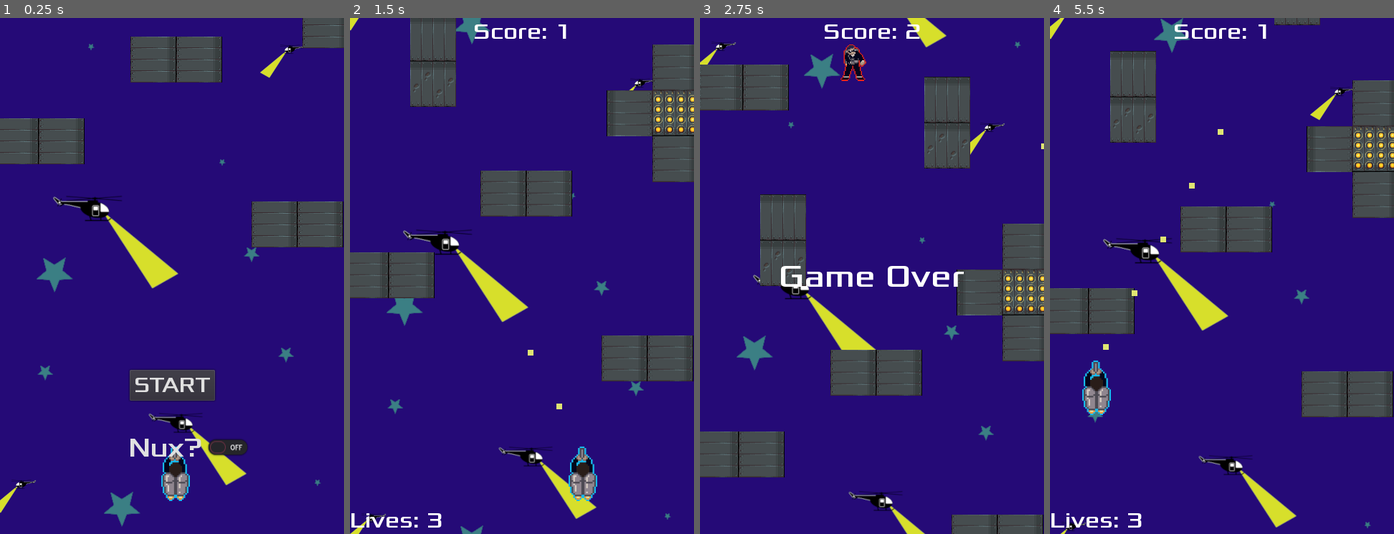
Above: before the commit, frames 1-4 (left to right).
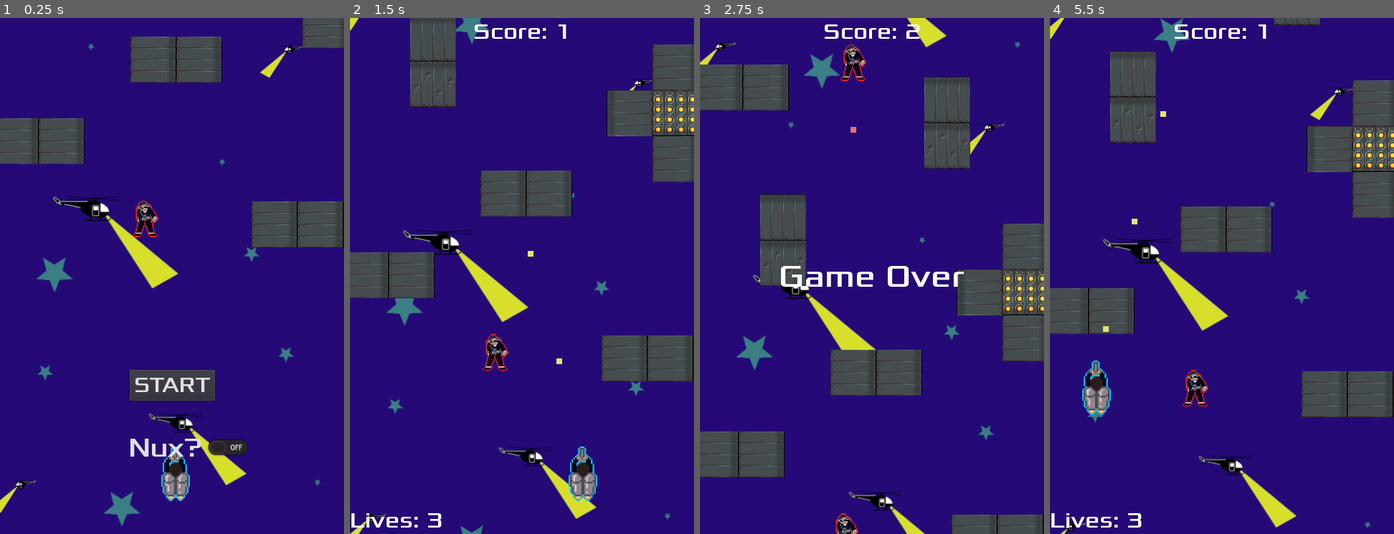
Above: after the commit, the same moments.

Repository: Harrison-Winters/Jet-Pack-Escape
Game: Godot game, scene res://Stage1.tscn
The game is run twice, just before and just after one commit, with the same random seed, the same clock (stepped at 60 frames per second) and the same inputs.
Inputs:
- Up to frame 1 (0.25 s): no input
- Up to frame 2 (1.5 s): click "START" at 0.5 s; hold Right (ui_right) from 1.28 s (still down); hold Z (shoot) from 1.28 s (still down)
- Up to frame 3 (2.75 s): release Right (ui_right) at 2.03 s; release Z (shoot) at 2.03 s; hold Down (ui_down) from 2.03 s (still down); tap Z (shoot) at 2.1 s
- Up to frame 4 (5.5 s): release Down (ui_down) at 2.78 s; hold Right (ui_right) 2.78-3.53 s; hold Z (shoot) 2.78-3.53 s; hold Up (ui_up) 3.53-4.25 s; tap Z (shoot) at 3.6 s; click "START" at 4.25 s; hold Left (ui_left) from 5.03 s (still down); hold Z (shoot) from 5.03 s (still down)

The runs differ from the first frame. In frame 1, 0.3% of the frame differs, in the area x 38-47%, y 35-43%; in frame 2, 0.4%; in frame 3, 0.2%; in frame 4, 0.5%, in the area x 15-51%, y 18-76%.

Commit message:
bullet fix

Diff:
--- a/Jetpack Escape/Part1.tscn
+++ b/Jetpack Escape/Part1.tscn
@@ -11,7 +11,6 @@
 [ext_resource path="res://Wall7.tscn" type="PackedScene" id=9]
 [ext_resource path="res://FallingWall.tscn" type="PackedScene" id=10]
 [ext_resource path="res://enemy.tscn" type="PackedScene" id=11]
-[ext_resource path="res://enemy_aimed.tscn" type="PackedScene" id=12]
 [ext_resource path="res://enemy_radial.tscn" type="PackedScene" id=13]
 
 [node name="Part1" type="Node2D"]
@@ -474,16 +473,6 @@
 [node name="enemy" parent="." groups=["enemies"] instance=ExtResource( 11 )]
 position = Vector2( 492, -1708 )
 
-[node name="enemy_aimed" parent="." groups=["enemies"] instance=ExtResource( 12 )]
-position = Vector2( 372, -7241 )
-collision_layer = 1
-collision_mask = 1
-
-[node name="enemy_aimed2" parent="." groups=["enemies"] instance=ExtResource( 12 )]
-position = Vector2( 701, -8019 )
-collision_layer = 1
-collision_mask = 1
-
 [node name="enemy_radial" parent="." groups=["enemies"] instance=ExtResource( 13 )]
 position = Vector2( 543, -10429 )
 collision_layer = 1
@@ -492,13 +481,13 @@
 [node name="enemy3" parent="." groups=["enemies"] instance=ExtResource( 11 )]
 position = Vector2( 514, -182 )
 
+[node name="enemy4" parent="." groups=["enemies"] instance=ExtResource( 11 )]
+position = Vector2( 487, -8927 )
+
 [node name="enemy_radial2" parent="." groups=["enemies"] instance=ExtResource( 13 )]
 position = Vector2( 581, -2692 )
 
-[node name="enemy_aimed3" parent="." groups=["enemies"] instance=ExtResource( 12 )]
-position = Vector2( 477, -6646 )
-
-[node name="enemy4" parent="." groups=["enemies"] instance=ExtResource( 11 )]
-position = Vector2( 487, -8927 )
+[node name="enemy_radial3" parent="." groups=["enemies"] instance=ExtResource( 13 )]
+position = Vector2( 503, 466 )
 
 [connection signal="win" from="WinArea" to="." method="_on_WinArea_win"]
--- a/Jetpack Escape/Stage1.tscn
+++ b/Jetpack Escape/Stage1.tscn
@@ -22,6 +22,8 @@
 
 [node name="PlayerCollisionObject" parent="." instance=ExtResource( 1 )]
 position = Vector2( 245, 636 )
+collision_layer = 3
+collision_mask = 3
 
 [node name="WallContainer" type="Node2D" parent="."]
 position = Vector2( -11, -3 )
@@ -77,9 +79,7 @@
 [node name="ScoreTimer" type="Timer" parent="."]
 autostart = true
 
-[connection signal="nux" from="HUD" to="PlayerCollisionObject" method="_on_HUD_nux"]
 [connection signal="restart_game" from="HUD" to="." method="_on_HUD_restart_game"]
 [connection signal="start_game" from="HUD" to="TextureRect" method="_on_HUD_start_game"]
-[connection signal="stop_score" from="HUD" to="." method="_on_HUD_stop_score"]
 [connection signal="win" from="Part1" to="HUD" method="_on_Part1_win"]
 [connection signal="timeout" from="ScoreTimer" to="." method="_on_ScoreTimer_timeout"]
--- a/Jetpack Escape/bullet.gd
+++ b/Jetpack Escape/bullet.gd
@@ -16,7 +16,7 @@
 # Called every frame. 'delta' is the elapsed time since the previous frame.
 func _physics_process(delta):
 	var velocity = Vector2.UP.rotated(angle) * speed
-	position += velocity * delta
+	position += velocity * delta * 2
 
 	if position.y < 0:
 		queue_free()
--- a/Jetpack Escape/bullet.tscn
+++ b/Jetpack Escape/bullet.tscn
@@ -20,6 +20,7 @@
 color = Color( 0.87451, 0.898039, 0.447059, 1 )
 
 [node name="CollisionShape2D" type="CollisionShape2D" parent="."]
+z_index = 2
 shape = SubResource( 1 )
 
 [connection signal="area_entered" from="." to="." method="_on_Bullet_area_entered"]
--- a/Jetpack Escape/enemy.gd
+++ b/Jetpack Escape/enemy.gd
@@ -31,7 +31,7 @@
 	var resource = load("res://enemy_bullet.tscn")
 	var bullet = resource.instance()
 	owner.add_child(bullet)
-	bullet.transform = $EnemyShootPosition.global_transform
+	bullet.global_transform = $EnemyShootPosition.global_transform
 
 func update_velocity():
 	velocity = Vector2.DOWN * 200
--- a/Jetpack Escape/enemy_radial.tscn
+++ b/Jetpack Escape/enemy_radial.tscn
@@ -5,7 +5,6 @@
 
 [node name="enemy_radial" instance=ExtResource( 1 )]
 mode = 1
-gravity_scale = 0.0
 script = ExtResource( 2 )
 
 [node name="ShotTimer" parent="." index="2"]
--- a/Jetpack Escape/enemy_test.tscn
+++ b/Jetpack Escape/enemy_test.tscn
@@ -10,12 +10,14 @@
 [node name="HUD" parent="." instance=ExtResource( 4 )]
 
 [node name="enemy" parent="." instance=ExtResource( 1 )]
-position = Vector2( 235, 119 )
+position = Vector2( 239, -86 )
 
 [node name="PlayerCollisionObject" parent="." instance=ExtResource( 2 )]
 position = Vector2( 235, 663 )
+collision_layer = 3
+collision_mask = 3
 
 [node name="enemy_radial" parent="." instance=ExtResource( 3 )]
-position = Vector2( 265, 298 )
+position = Vector2( 252, 306 )
 collision_layer = 1
 collision_mask = 1
Not shown: 1 places in Jetpack Escape/Part1.tscn that only renumber resources
